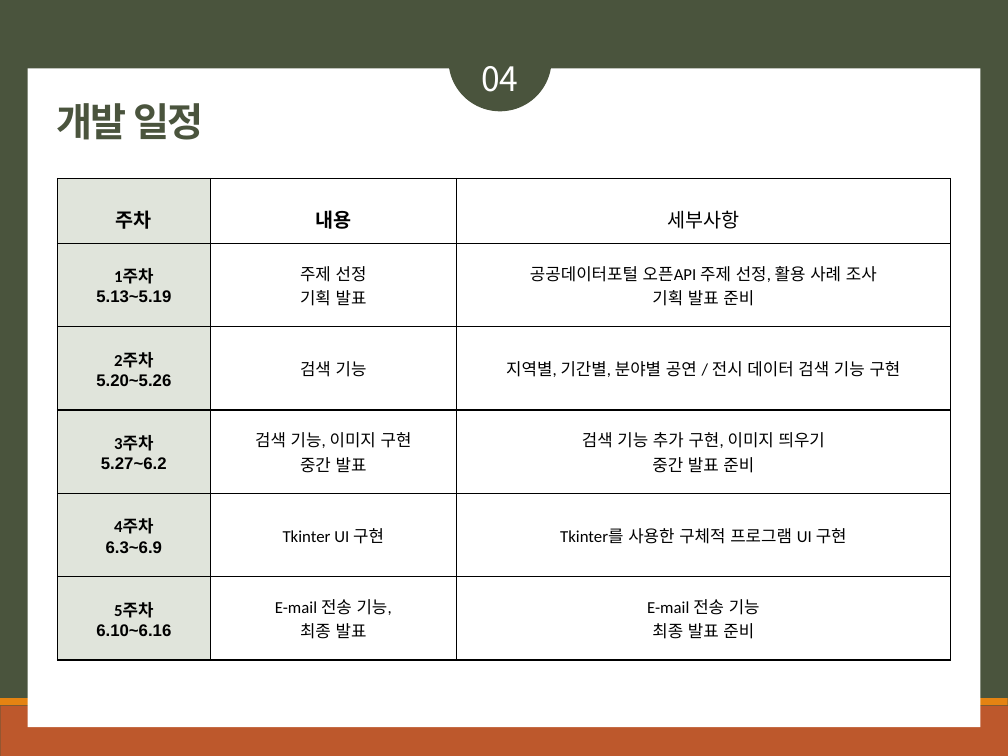
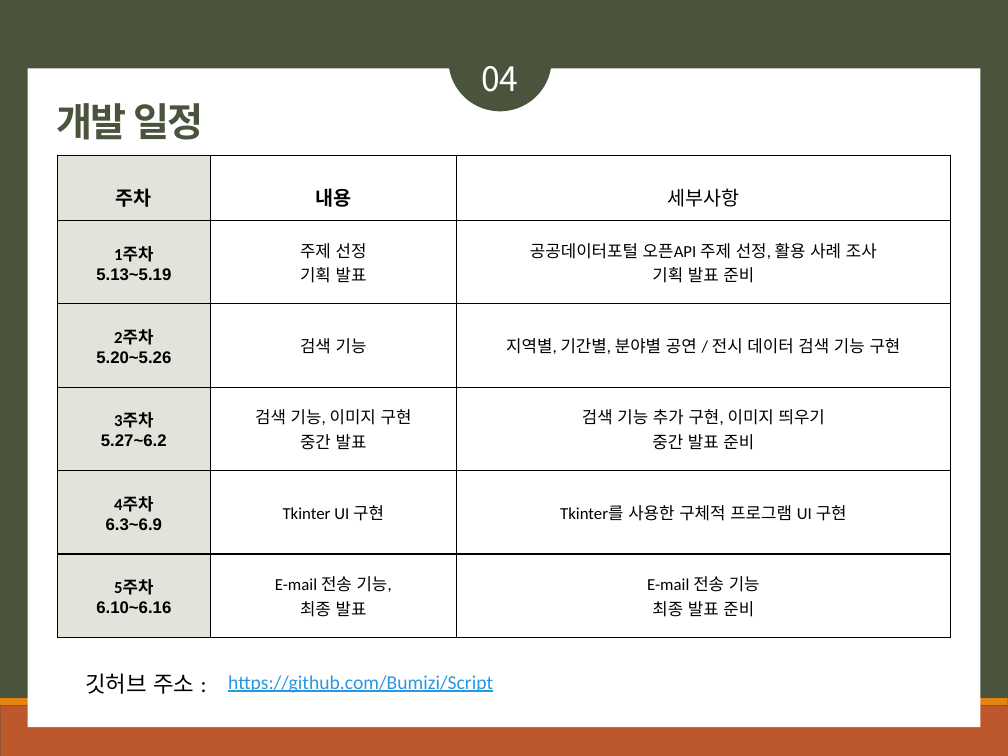
Before and after one commit to Bumizi/Script, a slide deck: slide 7 of 스크립트 텀프로젝트_김영범.pptx. Drawn at 1008x756 pixels with LibreOffice and Linux fonts; fonts in the diff are those of the drawing. Boxes give left, top, right and bottom in pixels: in the first picture for what was removed or moved away, otherwise in the second. Text is boxed around its words. In the diff, an @@ line names an element or a change of style, - is before the commit and + after.

Commit message:
깃허브 주소 추가
깃허브 주소 추가

```diff
--- a/스크립트 텀프로젝트_김영범.pptx
+++ b/스크립트 텀프로젝트_김영범.pptx
@@ table: place and size @@
-table at [57, 178, 951, 660]
+table at [57, 156, 951, 638]
@@ text added at [85, 673, 194, 694], 16 pt, text #000000 @@
+깃허브 주소 :
@@ text added at [228, 675, 493, 693], 14 pt, text #2998E3, underline @@
+https://github.com/Bumizi/Script
```
